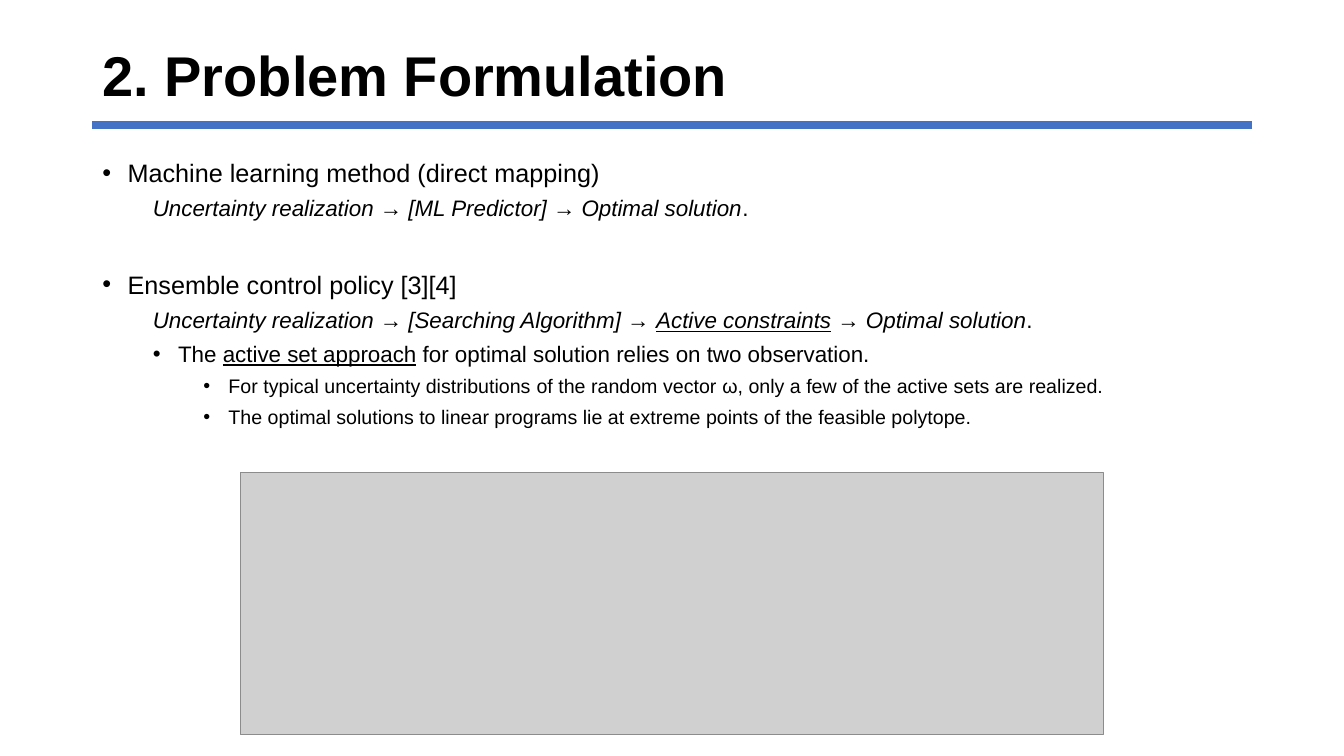
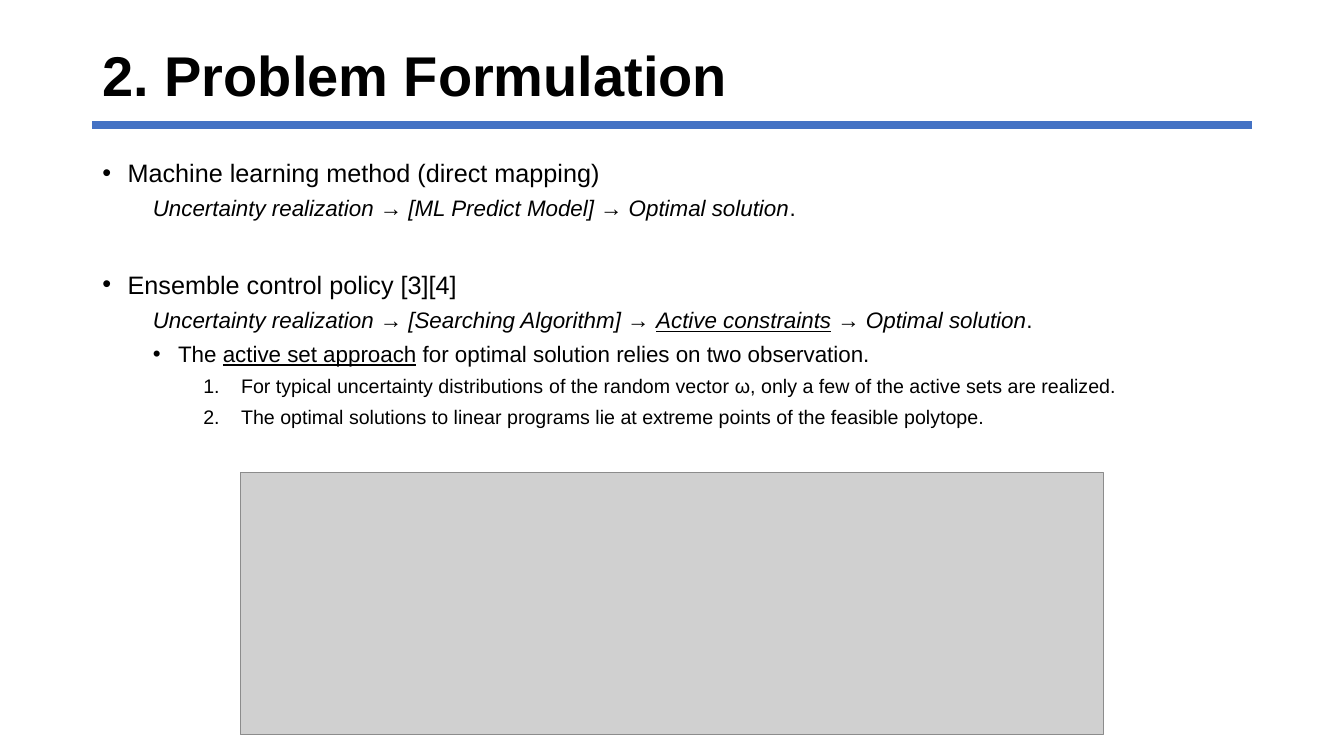
Before and after one commit to jhyun0919/Project_EE394V_SPR2020, a slide deck: slide 6 of report/Park.pptx. Drawn at 1344x756 pixels with LibreOffice and Linux fonts; fonts in the diff are those of the drawing; grey boxes stand for pictures. Boxes give left, top, right and bottom in pixels: in the first picture for what was removed or moved away, otherwise in the second. Text is boxed around its words. In the diff, an @@ line names an element or a change of style, - is before the commit and + after.

```diff
--- a/report/Park.pptx
+++ b/report/Park.pptx
@@ text at <box>153,199,796,221</box>: text changed @@
-  Uncertainty realization → [ML Predictor] → Optimal solution.
+  Uncertainty realization → [ML Predict Model] → Optimal solution.
@@ text at <box>241,378,1115,428</box>: bullet • to 1. @@
```
Also in this commit, not shown: 7 other slides changed.
